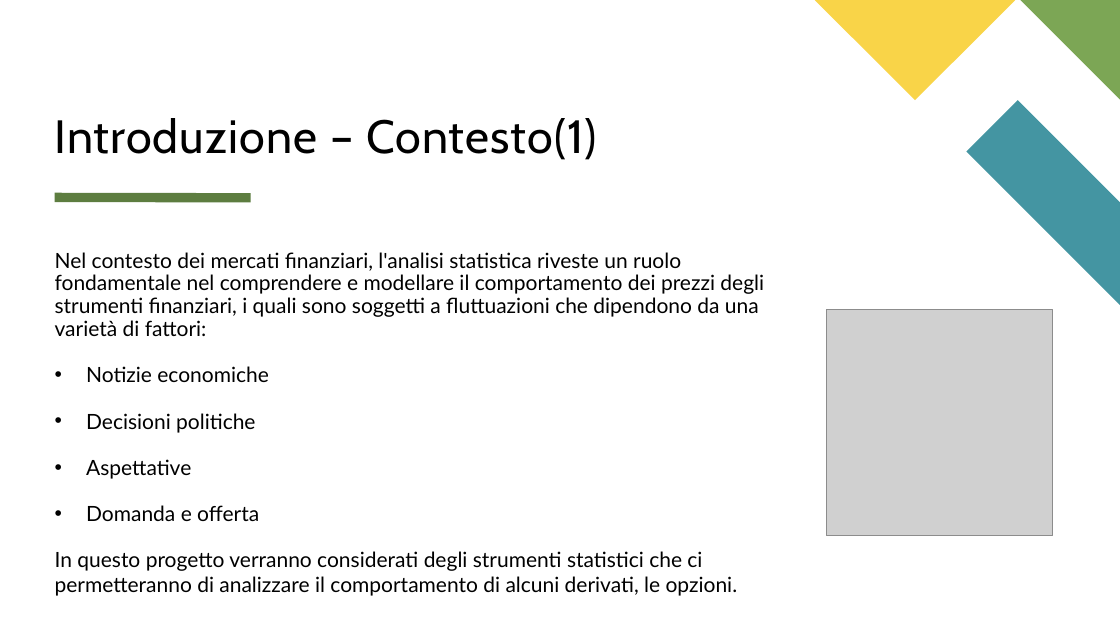
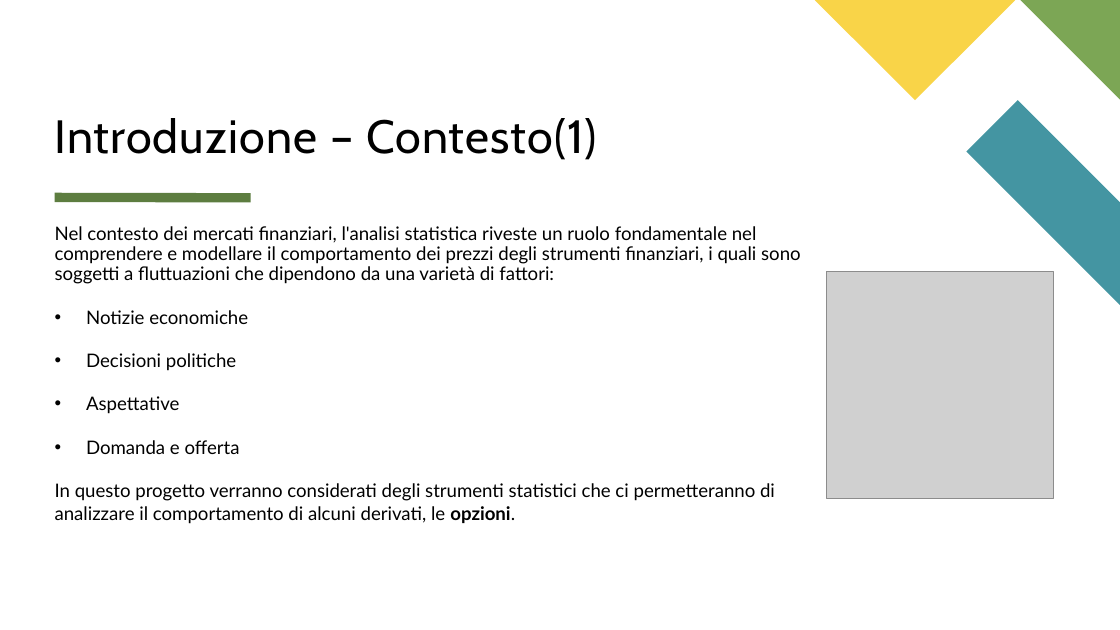
Before and after one commit to matteo-conti-97/MPSMF_Project, a slide deck: slide 3 of presentazione.pptx. Drawn at 1120x630 pixels with LibreOffice and Linux fonts; fonts in the diff are those of the drawing; grey boxes stand for pictures. Boxes give left, top, right and bottom in pixels: in the first picture for what was removed or moved away, otherwise in the second. Text is boxed around its words. In the diff, an @@ line names an element or a change of style, - is before the commit and + after.

```diff
--- a/presentazione.pptx
+++ b/presentazione.pptx
@@ text "Nel contesto dei mercati finanziari, ...": place and size @@
-text "Nel contesto dei mercati finanziari, ..." at (55,252,764,596)
+text "Nel contesto dei mercati finanziari, ..." at (55,226,801,524)
@@ text "Nel contesto dei mercati finanziari, ..." at (55,226,801,524): size 18 to 16 pt; bold on in "opzioni." @@
@@ picture: place and size @@
-picture at (827,309,1054,536)
+picture at (827,272,1054,499)
```
Also in this commit, not shown: 2 other slides changed, 2 slides added, 1 slide removed.
